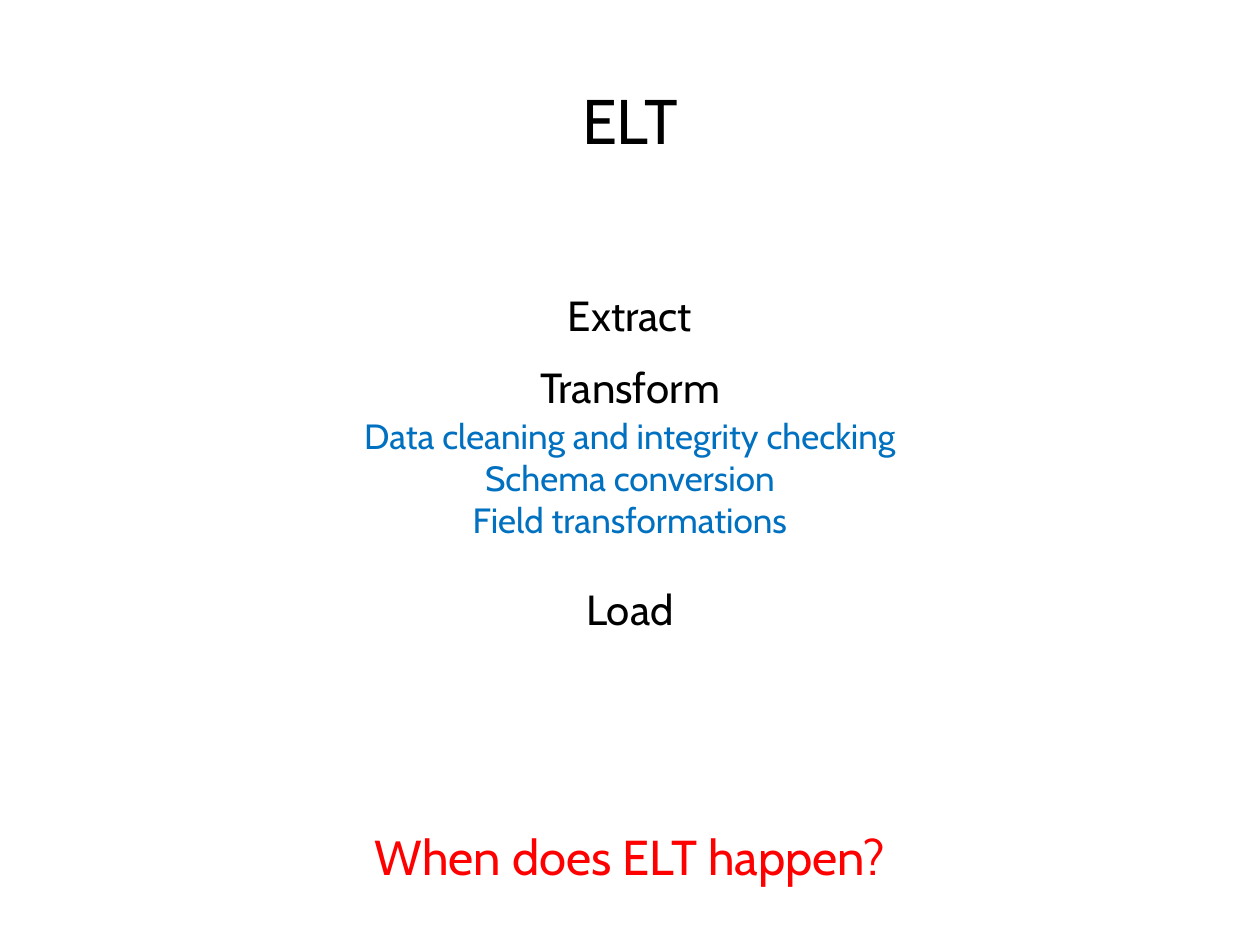
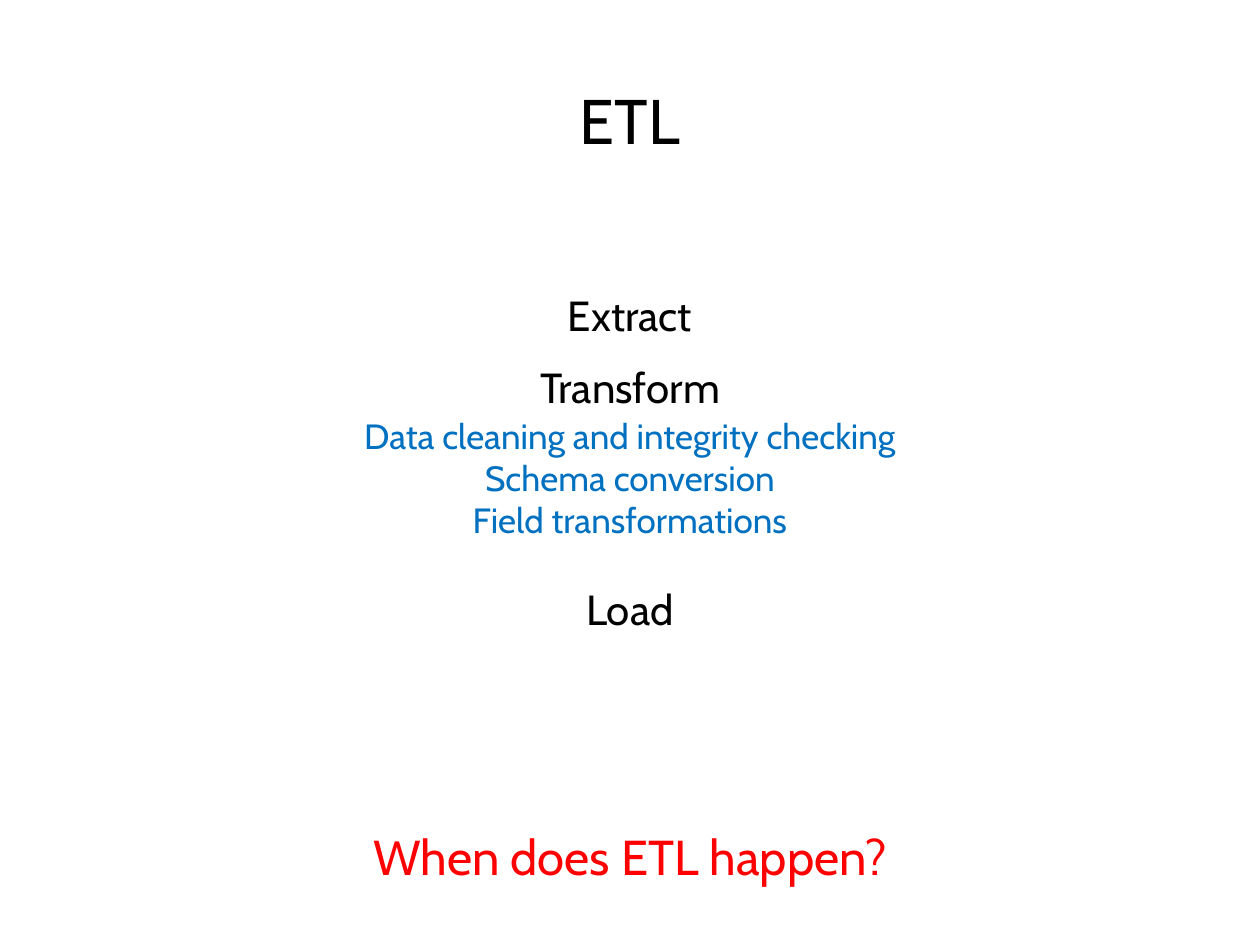
Before and after one commit to lintool/bigdata-2017w, a slide deck: slide 17 of slides/week06a.pptx. Drawn at 1260x945 pixels with LibreOffice and Linux fonts; fonts in the diff are those of the drawing. Boxes give left, top, right and bottom in pixels: in the first picture for what was removed or moved away, otherwise in the second. Text is boxed around its words. In the diff, an @@ line names an element or a change of style, - is before the commit and + after.

```diff
--- a/slides/week06a.pptx
+++ b/slides/week06a.pptx
@@ text at (580,100,680,144): text changed @@
-ELT
+ETL
@@ text at (373,838,887,886): text changed @@
-When does ELT happen?
+When does ETL happen?
```
Also in this commit, not shown: 1 other file.
